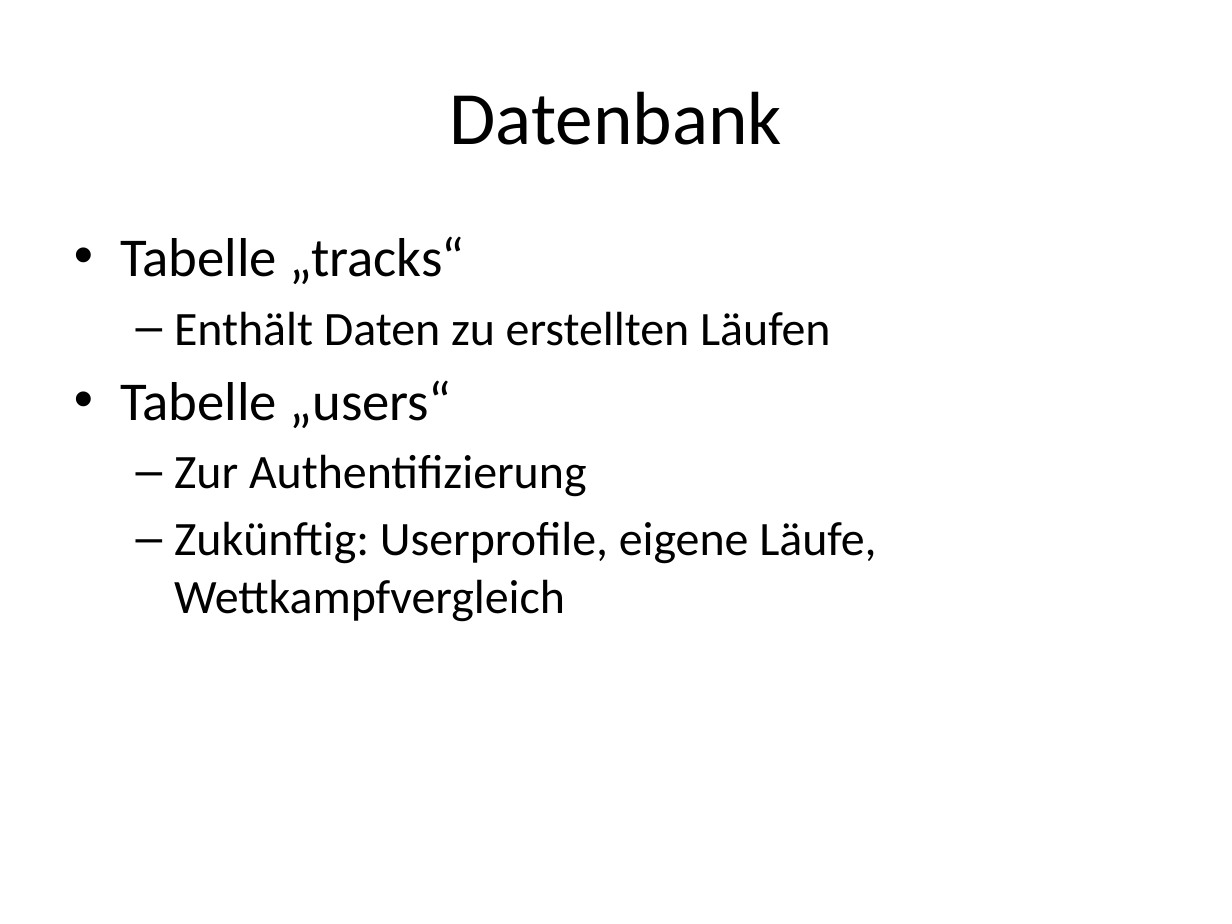
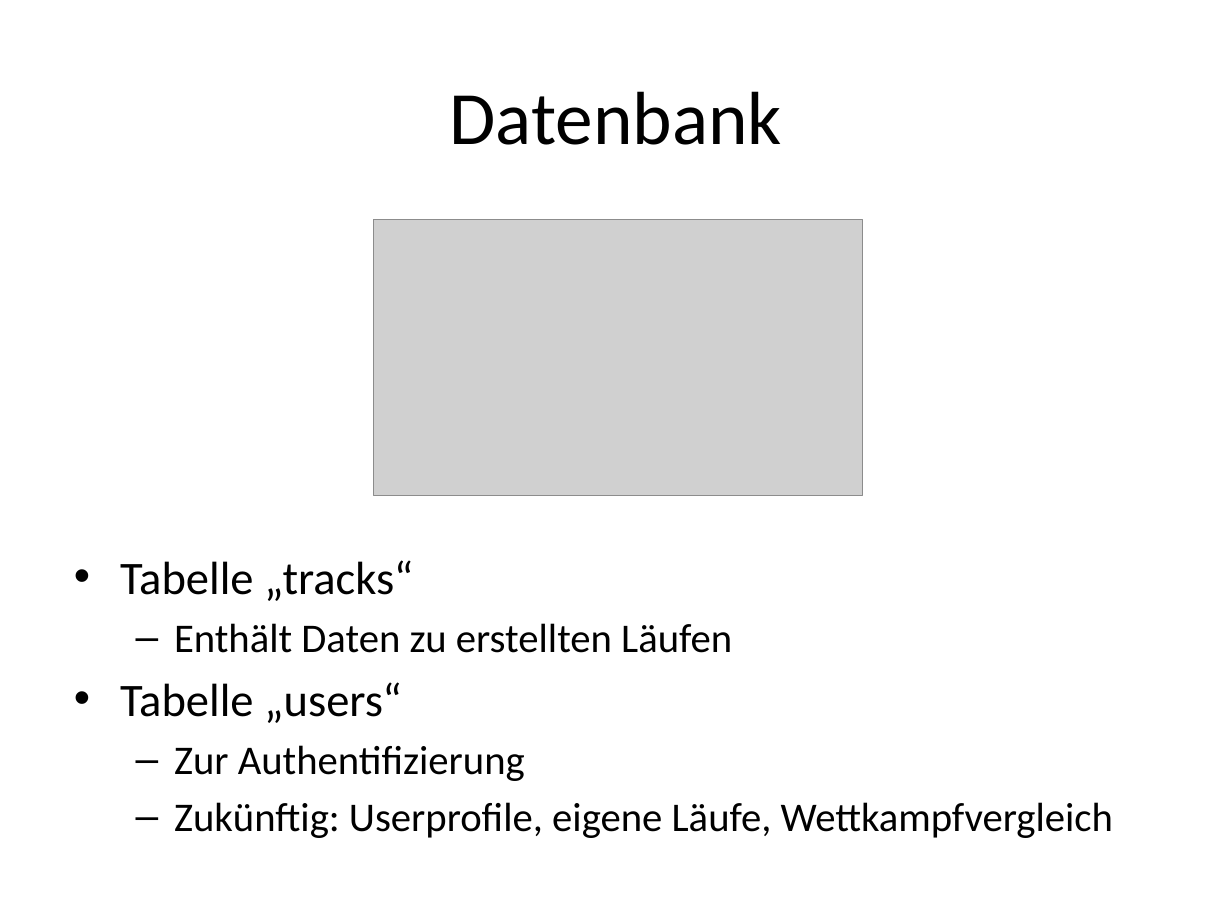
Before and after one commit to patpiech88/SportfreundeRFH, a slide deck: slide 7 of Dokumentation/SportfreundeRFH.pptx (slide 6 before the commit). Drawn at 1232x924 pixels with LibreOffice and Linux fonts; fonts in the diff are those of the drawing; grey boxes stand for pictures. Boxes give left, top, right and bottom in pixels: in the first picture for what was removed or moved away, otherwise in the second. Text is boxed around its words. In the diff, an @@ line names an element or a change of style, - is before the commit and + after.

```diff
--- a/Dokumentation/SportfreundeRFH.pptx
+++ b/Dokumentation/SportfreundeRFH.pptx
@@ text "Tabelle „tracks“" at box(120, 560, 1113, 838): size 32 to 27.2 pt in "Tabelle „tracks“", "Tabelle „users“"; size 28 to 23.8 pt in "Enthält Daten zu erstellten Läufen", "Zur Authentifizierung", "Zukünftig: Userprofile, eigene Läufe, Wettkampfvergleich" @@
@@ picture added at box(373, 219, 862, 495) @@
```
Also in this commit, not shown: 4 other slides changed, 9 slides added, 6 slides removed.
